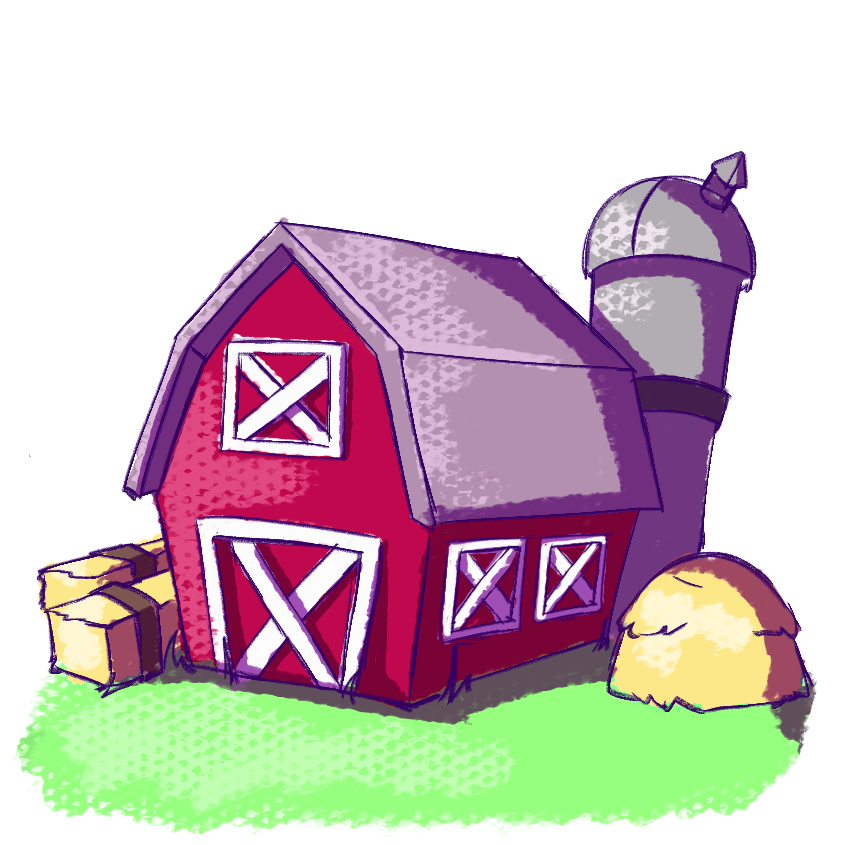
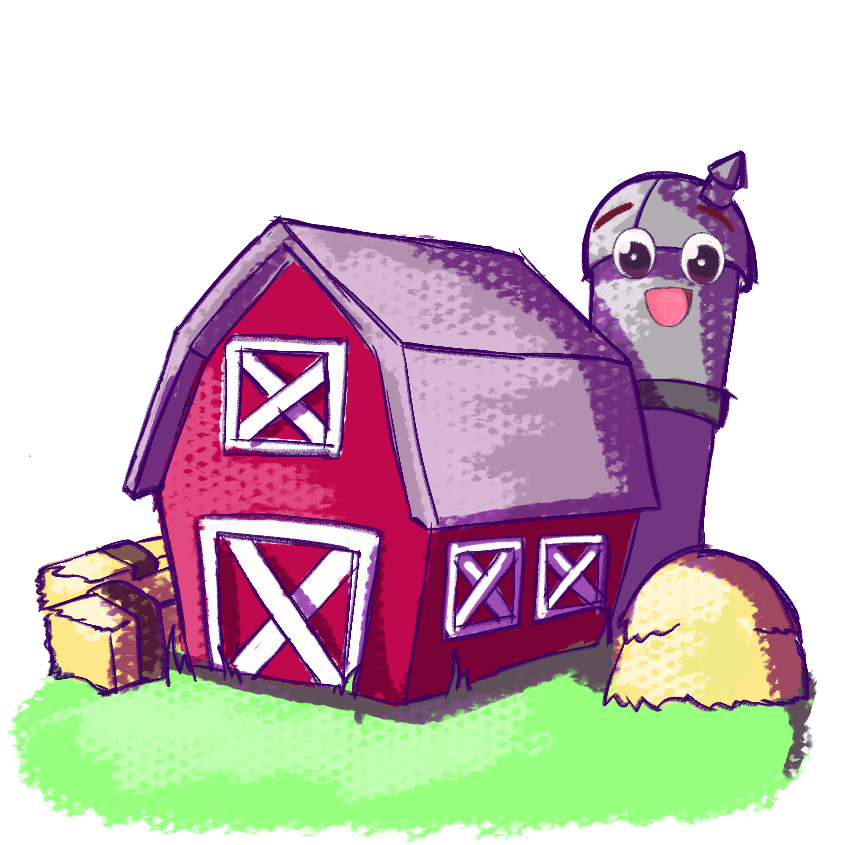
Layer changes from the first (845, 845) image to the second:
removed layer "1" over [10, 151, 817, 841]
added layer "Layer 3" above "Layer 2" over [7, 150, 817, 839]
added layer "Layer 2" above "Layer 1" over [7, 151, 817, 845]
added layer "Layer 1" over [10, 151, 817, 841]
